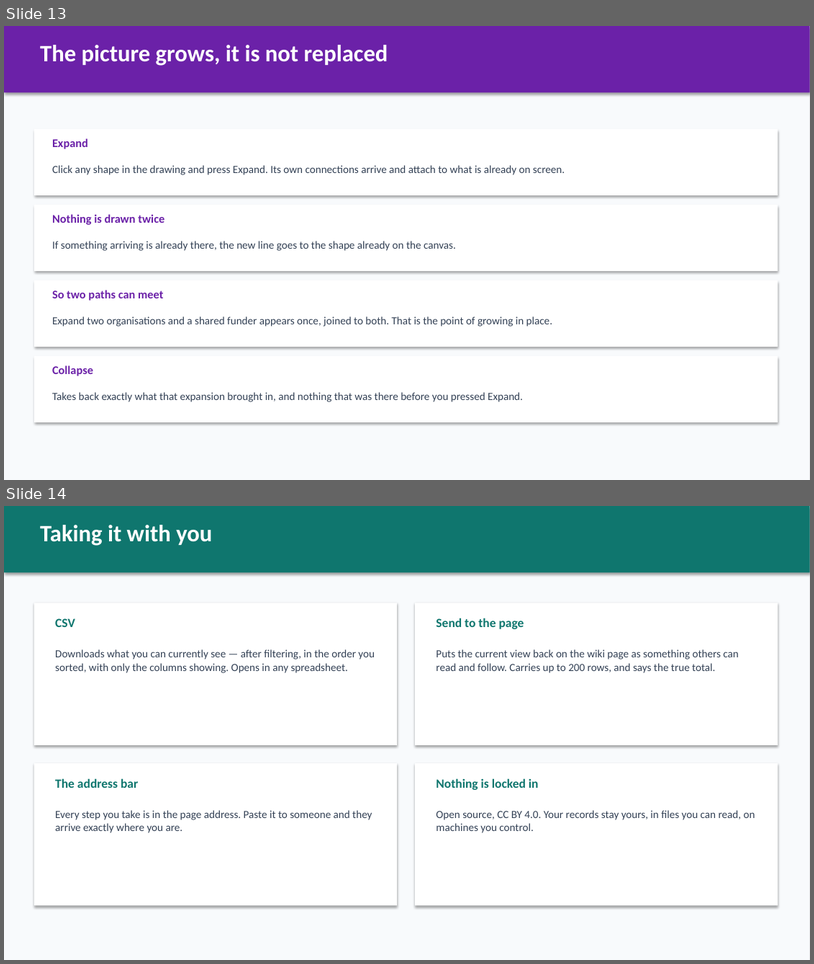
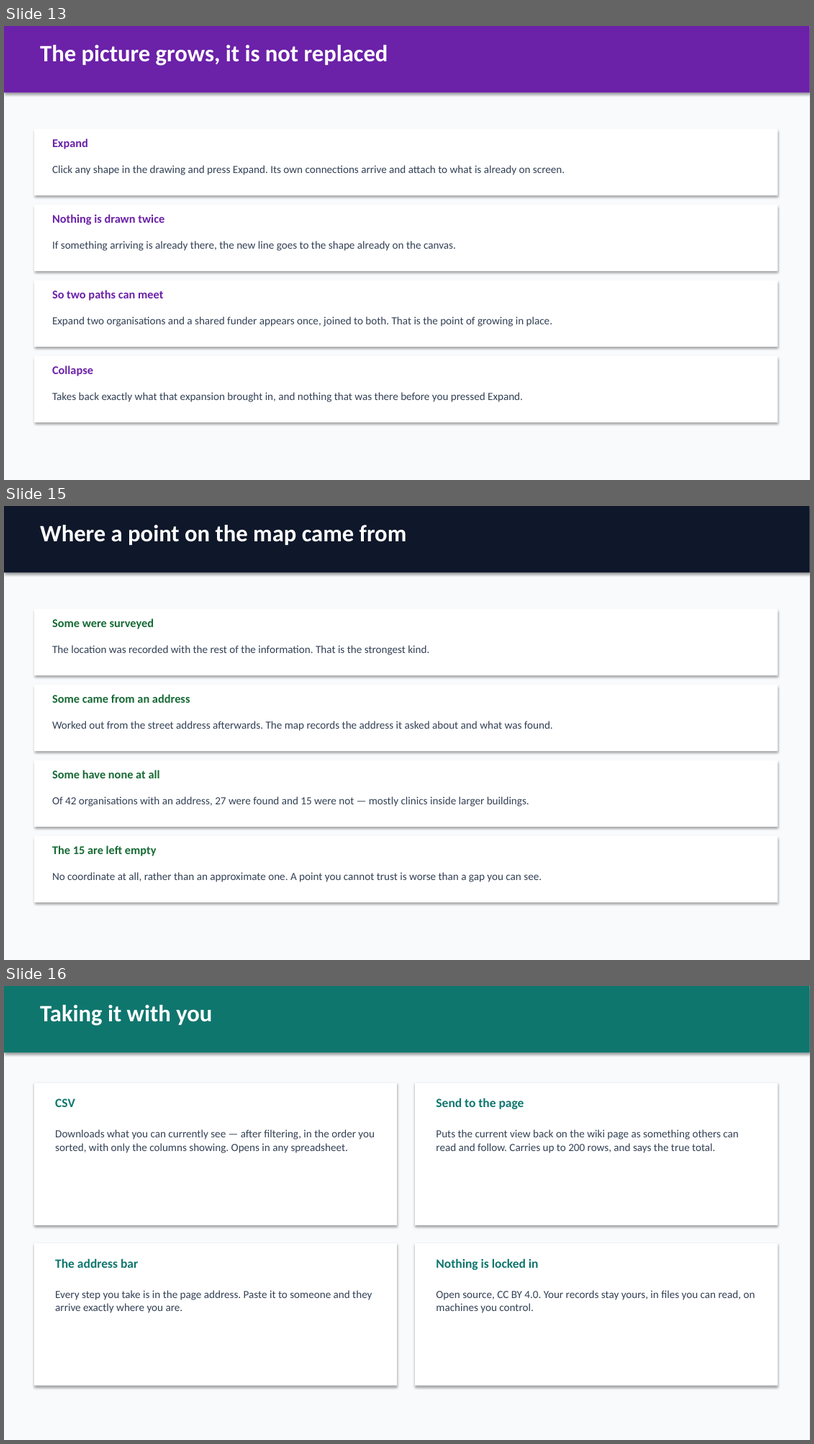
Before and after one commit to marpie1/rcn, a slide deck: tools/rcn-table-intro.pptx. Shown one above the other, each under a label of ours: slides 13 and 14 before the commit, slides 13, 15 and 16 after it; the slides between them are not shown. The pictures are 814x964 and 814x1444 pixels, drawn with LibreOffice and Linux fonts; fonts in the diff are those of the drawing. Boxes give left, top, right and bottom in pixels: in the first picture for what was removed or moved away, otherwise in the second. Text is boxed around its words. In the diff, an @@ line names an element or a change of style, - is before the commit and + after.

```diff
--- a/tools/rcn-table-intro.pptx
+++ b/tools/rcn-table-intro.pptx
@@ slide 15 added at <box>4,506,810,960</box>, background #FFFFFF @@
@@ rectangle added at <box>4,506,810,960</box>, fill #F8FAFC @@
@@ rectangle added at <box>4,506,810,572</box>, fill #0F172A @@
@@ text added at <box>40,525,407,545</box>, 28 pt, text #FFFFFF, bold @@
+Where a point on the map came from
@@ rectangle added at <box>34,609,778,675</box>, fill #FFFFFF @@
@@ text added at <box>52,618,154,629</box>, 14 pt, text #166A34, bold @@
+Some were surveyed
@@ text added at <box>52,645,430,655</box>, 13 pt, text #334155 @@
+The location was recorded with the rest of the information. That is the strongest kind.
@@ rectangle added at <box>34,685,778,751</box>, fill #FFFFFF @@
@@ text added at <box>52,694,190,703</box>, 14 pt, text #166A34, bold @@
+Some came from an address
@@ text added at <box>52,721,553,731</box>, 13 pt, text #334155 @@
+Worked out from the street address afterwards. The map records the address it asked about and what was found.
@@ rectangle added at <box>34,760,778,826</box>, fill #FFFFFF @@
@@ text added at <box>52,770,160,778</box>, 14 pt, text #166A34, bold @@
+Some have none at all
@@ text added at <box>52,796,530,806</box>, 13 pt, text #334155 @@
+Of 42 organisations with an address, 27 were found and 15 were not — mostly clinics inside larger buildings.
@@ rectangle added at <box>34,836,778,902</box>, fill #FFFFFF @@
@@ text added at <box>52,845,157,856</box>, 14 pt, text #166A34, bold @@
+The 15 are left empty
@@ text added at <box>52,872,542,882</box>, 13 pt, text #334155 @@
+No coordinate at all, rather than an approximate one. A point you cannot trust is worse than a gap you can see.
@@ what was slide 14 is now slide 16 @@
```
Also in this commit, not shown: 2 slides changed, 1 other slide added, 3 other files.
